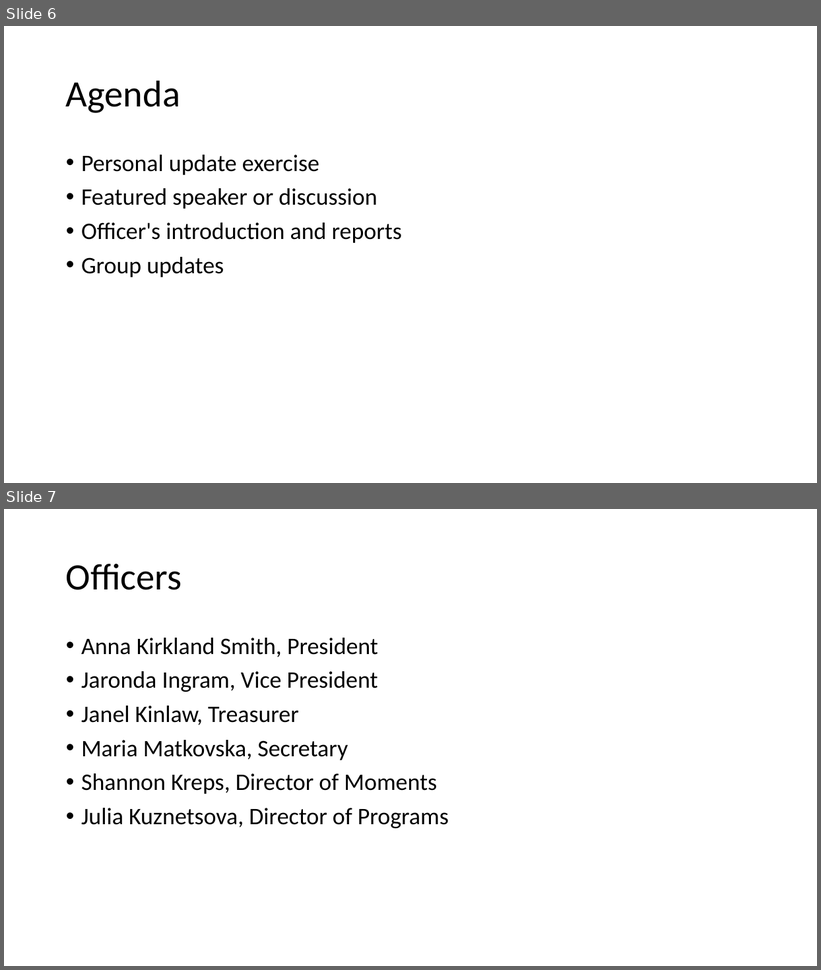
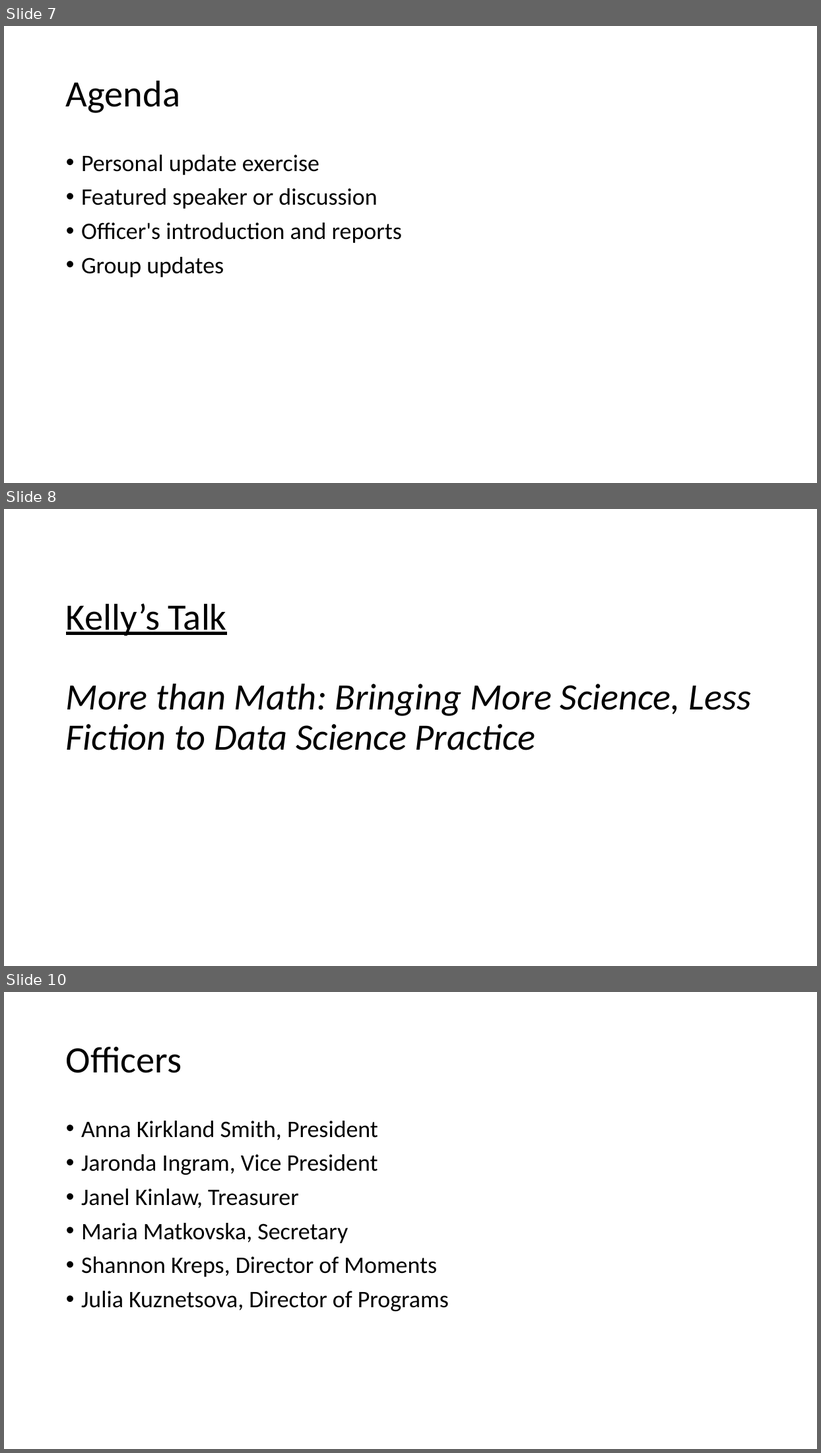
Before and after one commit to datascientistasociety/ServiceManual, a slide deck: ProgramsHandbook/WelcomeOfficerHelper.pptx. Shown one above the other, each under a label of ours: slides 6 and 7 before the commit, slides 7, 8 and 10 after it; the slides between them are not shown. The pictures are 821x970 and 821x1453 pixels, drawn with LibreOffice and Linux fonts; fonts in the diff are those of the drawing. Boxes give left, top, right and bottom in pixels: in the first picture for what was removed or moved away, otherwise in the second. Text is boxed around its words. In the diff, an @@ line names an element or a change of style, - is before the commit and + after.

```diff
--- a/ProgramsHandbook/WelcomeOfficerHelper.pptx
+++ b/ProgramsHandbook/WelcomeOfficerHelper.pptx
@@ slide 8 added at (4, 509, 817, 966), background #FFFFFF @@
@@ title added at (66, 603, 752, 751), 44 pt, text #000000, italic @@
+Kelly’s Talk
+More than Math: Bringing More Science, Less Fiction to Data Science Practice
@@ what was slide 6 is now slide 7 @@
@@ what was slide 7 is now slide 10 @@
```
Also in this commit, not shown: 1 slide changed, 3 other slides added, 1 other file.
